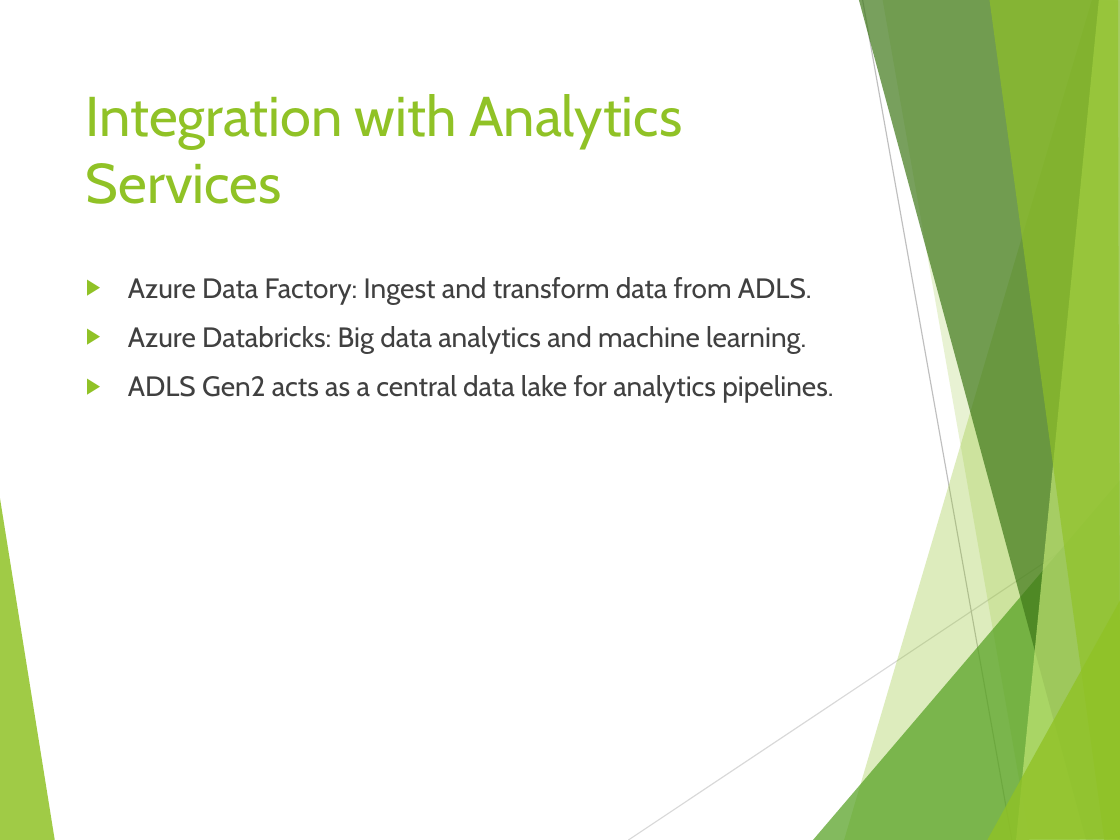
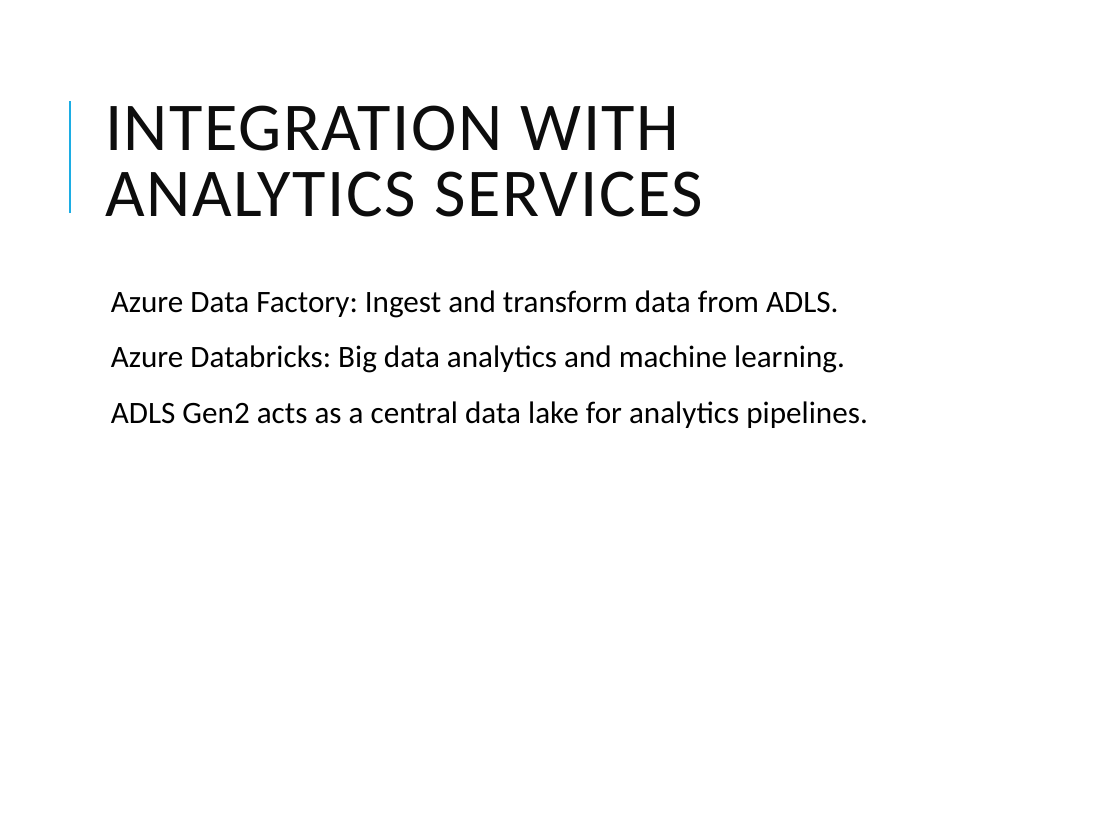
Before and after one commit to vivek1570/DE-Content-WithSnowflakes, a slide deck: slide 13 of Week-1/Day-2/Azure_Storage_Deep_Dive.pptx. Drawn at 1120x840 pixels with LibreOffice and Linux fonts; fonts in the diff are those of the drawing. Boxes give left, top, right and bottom in pixels: in the first picture for what was removed or moved away, otherwise in the second. Text is boxed around its words. In the diff, an @@ line names an element or a change of style, - is before the commit and + after.

```diff
--- a/Week-1/Day-2/Azure_Storage_Deep_Dive.pptx
+++ b/Week-1/Day-2/Azure_Storage_Deep_Dive.pptx
@@ title "INTEGRATION WITH ANALYTICS SERVICES" at box(105, 105, 702, 217): vertical alignment top to middle @@
@@ line added from (69, 213) to (69, 101), #1CADE4 1.5 pt @@
@@ title at box(105, 105, 702, 217): text changed; size 36 to 44 pt; font Cabin to Calibri; text colour #90C226 to #0D0D0D @@
-Integration with Analytics Services
+INTEGRATION WITH ANALYTICS SERVICES
@@ text "Azure Data Factory: Ingest and ...": place and size @@
-text "Azure Data Factory: Ingest and ..." at box(128, 277, 833, 403)
+text "Azure Data Factory: Ingest and ..." at box(111, 290, 868, 428)
@@ text "Azure Data Factory: Ingest and ..." at box(111, 290, 868, 428): size 18 to 20 pt, font Cabin to Calibri, text colour #404040 to #000000; bullet ▶ to  ; line spacing 1 to 0.9; more space between paragraphs; bullet colour #90C226 to #1CADE4 @@
@@ group removed at box(0, 0, 1120, 840): 8 freeform shapes, 2 lines @@
```
Also in this commit, not shown: 12 other slides changed, 3 other files.
